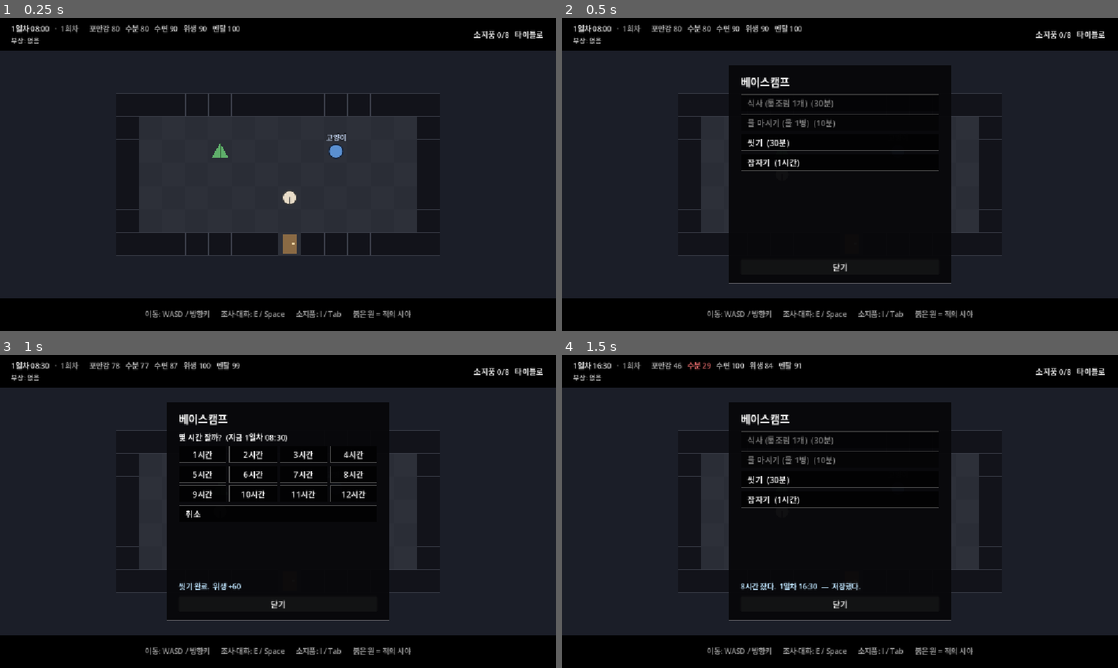
Above: before the commit, frames 1-4 (two rows, left to right).
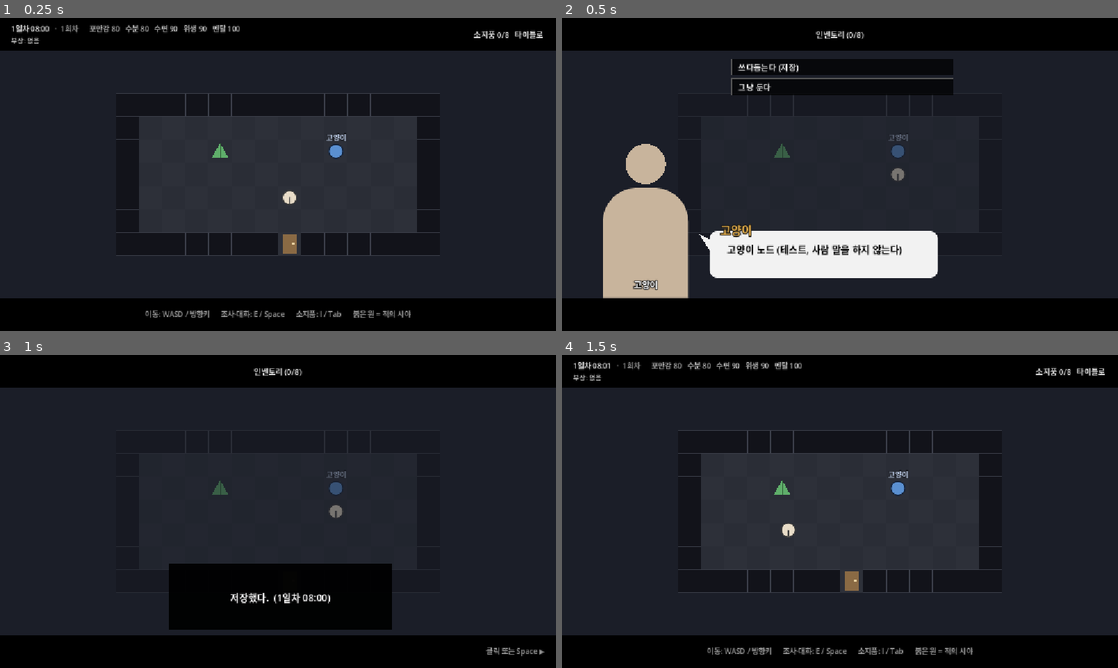
Above: after the commit, the same moments.

Repository: HomilBBANG/rt_Tevah
Game: Godot game, scene res://tests/basecamp_smoke.tscn
Two runs of this game, one before a commit and one after it. Both use one fixed random seed, a clock stepped at 60 frames per second and the inputs below. This scene is started directly instead of the project's main scene.
Inputs (mouse positions are in pixels of both pictures, inside the frame that each line leads up to):
- Up to frame 1 (0.25 s): no input
- Up to frame 2 (0.5 s): no input
- Up to frame 3 (1 s): tap Enter (ui_accept) at 0.5, 0.77 s; move the mouse to (400, 495) at 0.52 s; hold D (dodge_right) from 0.53 s (still down); hold E (interact) from 0.53 s (still down); click (400, 495) at 0.67 s
- Up to frame 4 (1.5 s): move the mouse to (728, 527) at 1.27 s; release D (dodge_right) at 1.28 s; release E (interact) at 1.28 s; hold S (dodge_down) from 1.28 s (still down); tap E (interact) at 1.35 s

Frame 1 is identical in both runs. In frame 2, 33% of the frame differs, in the area x 2-98%, y 2-97%; in frame 3, 22%; in frame 4, 22%.

Commit message:
NPC daily routines (FieldObjects.schedule); sleep saves even with the cat
- schedule column: time ranges like '06:00-12:00, 20:00-23:00' (past
  midnight allowed); NPCs appear/disappear live as the clock moves
- Dummy cat routine 06:00-12:00, 20:00-23:00 replaces the flag condition
- Sleep always saves (confirmed); camp menu shows '잠자기 (1시간 단위)'
- Tests: schedule ranges, cat leaving at 16h and returning at 20h

Co-Authored-By: Claude Opus 5.5 <noreply@anthropic.com>

Diff:
--- a/autoload/game_state.gd
+++ b/autoload/game_state.gd
@@ -125,6 +125,11 @@
 		if p.param_id == param_id:
 			return p
 	return {}
+
+
+## 하루 중 몇 분째인지 (0 ~ 1439)
+func minute_of_day() -> int:
+	return int(clock) % 1440
 
 
 func day() -> int:
--- a/data/maps.json
+++ b/data/maps.json
@@ -27,6 +27,7 @@
     "text": "",
     "patrol": "",
     "condition": "",
+    "schedule": [],
     "x": 4,
     "y": 2,
     "patrol_dir": "",
@@ -41,7 +42,17 @@
     "name": "고양이",
     "text": "",
     "patrol": "",
-    "condition": "!wflag:cat_away",
+    "condition": "",
+    "schedule": [
+     [
+      360,
+      720
+     ],
+     [
+      1200,
+      1380
+     ]
+    ],
     "x": 9,
     "y": 2,
     "patrol_dir": "",
@@ -57,6 +68,7 @@
     "text": "",
     "patrol": "",
     "condition": "",
+    "schedule": [],
     "x": 7,
     "y": 6,
     "patrol_dir": "",
@@ -98,6 +110,7 @@
     "text": "",
     "patrol": "",
     "condition": "",
+    "schedule": [],
     "x": 10,
     "y": 1,
     "patrol_dir": "",
@@ -113,6 +126,7 @@
     "text": "",
     "patrol": "",
     "condition": "",
+    "schedule": [],
     "x": 2,
     "y": 2,
     "patrol_dir": "",
@@ -128,6 +142,7 @@
     "text": "",
     "patrol": "right 5",
     "condition": "",
+    "schedule": [],
     "x": 21,
     "y": 2,
     "patrol_dir": "right",
@@ -143,6 +158,7 @@
     "text": "조사 텍스트 1 (테스트)",
     "patrol": "",
     "condition": "",
+    "schedule": [],
     "x": 8,
     "y": 6,
     "patrol_dir": "",
@@ -158,6 +174,7 @@
     "text": "조사 텍스트 4 (테스트, 음식·물)",
     "patrol": "",
     "condition": "",
+    "schedule": [],
     "x": 11,
     "y": 6,
     "patrol_dir": "",
@@ -173,6 +190,7 @@
     "text": "",
     "patrol": "down 3",
     "condition": "",
+    "schedule": [],
     "x": 23,
     "y": 8,
     "patrol_dir": "down",
@@ -188,6 +206,7 @@
     "text": "",
     "patrol": "",
     "condition": "",
+    "schedule": [],
     "x": 10,
     "y": 9,
     "patrol_dir": "",
@@ -203,6 +222,7 @@
     "text": "조사 텍스트 2 (테스트, 아이템 없음)",
     "patrol": "",
     "condition": "",
+    "schedule": [],
     "x": 3,
     "y": 10,
     "patrol_dir": "",
@@ -218,6 +238,7 @@
     "text": "조사 텍스트 3 (테스트, 빈 탐색)",
     "patrol": "",
     "condition": "",
+    "schedule": [],
     "x": 25,
     "y": 11,
     "patrol_dir": "",
--- a/scenes/field/field.gd
+++ b/scenes/field/field.gd
@@ -5,7 +5,8 @@
 ## - 적과 닿으면 턴제 전투(화면 위에 겹쳐 띄움) → 승리: 적 제거 / 도주: 잠시 유예 / 사망: 회차 종료
 ## - NPC 에게 말을 걸면 대화 화면(scenes/main_play)을 겹쳐 띄우고 필드 대화 진행, EXIT 에서 복귀.
 ## - 베이스캠프 거점(camp)에서 식사·위생·잠(1시간 단위, 자고 나면 저장). 출구(exit)로 맵 이동.
-## - 저장은 베이스캠프에서만: 고양이가 와 있으면 고양이에게(대화 효과 save), 없으면 잠을 자야 저장된다.
+## - 저장은 베이스캠프에서만: 잠을 자면 저장되고, 고양이가 와 있으면 고양이에게도 저장할 수 있다(대화 효과 save).
+## - NPC 는 FieldObjects.schedule 의 시간대에만 나타난다 (예: 고양이의 하루 루틴). 시계가 흐르면 바로 반영.
 ## 회차 상태(시계·생존·몸·처치한 적·조사한 곳·소지품)는 GameState 에 있고, 베이스캠프에서만 저장된다.
 ##
 ## TODO(기획 미확정): 생존 파라미터가 낮을 때의 효과(§5), 탐험 중 종료 처리(§13.2 — 지금은 마지막 저장에서 이어짐),
@@ -35,7 +36,7 @@
 var player: CharacterBody2D
 var enemies: Array = []
 var spots: Array = []            # 상호작용 지점 [{ kind: "spot"/"camp"/"exit", data, pos, done }]
-var npcs: Array = []             # NPC [{ kind: "npc", data, pos, node }]
+var npcs: Array = []             # NPC [{ kind: "npc", data, pos, node, active }] — active: 지금 시간대에 있음
 
 var _combat_ui: Node
 var _dialogue_ui: Node
@@ -58,6 +59,7 @@
 	StoryRunner.inventory_full.connect(_on_inventory_full)
 	GameState.survival_changed.connect(_update_hud)
 	GameState.clock_changed.connect(_update_hud)
+	GameState.clock_changed.connect(_refresh_presence)
 	GameState.inventory_changed.connect(_update_hud)
 	%TitleButton.pressed.connect(func(): get_tree().change_scene_to_file("res://scenes/title.tscn"))
 	%InventoryButton.pressed.connect(_open_inventory)
@@ -152,8 +154,7 @@
 
 	var dirs := {"up": Vector2.UP, "down": Vector2.DOWN, "left": Vector2.LEFT, "right": Vector2.RIGHT}
 	for o in map.objects:
-		# 조건이 맞을 때만 나타나는 물체 (예: 베이스캠프에 찾아온 고양이)
-		# TODO(기획 확인): 고양이가 오는 조건(시간대·날짜·확률 등)은 미정 — FieldObjects.condition 으로 조정
+		# 조건이 맞을 때만 나타나는 물체 (시간대는 schedule 로 따로 — _refresh_presence)
 		if o.get("condition", "") != "" and not Expr.evaluate(o.condition, GameState):
 			continue
 		var pos := _tile_center(o.x, o.y)
@@ -191,7 +192,34 @@
 				n.position = pos
 				_add_circle_shape(n, n.radius)
 				%World.add_child(n)
-				npcs.append({"kind": "npc", "data": o, "pos": pos, "node": n})
+				npcs.append({"kind": "npc", "data": o, "pos": pos, "node": n, "active": true})
+	_refresh_presence()
+
+
+## 시간대(schedule)에 맞춰 NPC 를 보이거나 숨긴다. 숨은 NPC 는 부딪히지도, 말을 걸 수도 없다.
+func _refresh_presence() -> void:
+	var minute := GameState.minute_of_day()
+	for n in npcs:
+		var here := in_schedule(n.data.get("schedule", []), minute)
+		if here != n.active:
+			n.active = here
+			n.node.visible = here
+			n.node.collision_layer = NPC_LAYER if here else 0
+			if not here and _near_spot == n:
+				_near_spot = {}
+				%Prompt.visible = false
+
+
+## schedule: [[시작분, 끝분], ...] (하루 중 분). 비어 있으면 항상. 끝 < 시작이면 자정을 넘는 범위.
+static func in_schedule(schedule: Array, minute: int) -> bool:
+	if schedule.is_empty():
+		return true
+	for r in schedule:
+		var start := int(r[0])
+		var end := int(r[1])
+		if (start < end and minute >= start and minute < end) or (start > end and (minute >= start or minute < end)):
+			return true
+	return false
 
 
 func _tile_center(x: float, y: float) -> Vector2:
@@ -239,7 +267,7 @@
 func _update_near_spot() -> void:
 	var best := {}
 	var best_d := INF
-	for s in spots + npcs:
+	for s in spots + npcs.filter(func(n): return n.active):
 		var d: float = s.pos.distance_to(player.global_position)
 		if d <= INTERACT_RANGE * tile and d < best_d:
 			best = s
@@ -349,7 +377,7 @@
 		var b := ChoiceButton.new()
 		var mins := int(a.minutes)
 		var dur := "" if mins == 0 else ("  (%d시간%s)" % [mins / 60, "" if mins % 60 == 0 else " %d분" % (mins % 60)] if mins >= 60 else "  (%d분)" % mins)
-		b.text = a.name + dur
+		b.text = a.name + ("  (1시간 단위)" if a.kind == "sleep" else dur)
 		b.disabled = not Expr.evaluate(a.condition, GameState)
 		b.pressed.connect(_do_camp_action.bind(a))
 		%CampActions.add_child(b)
@@ -392,7 +420,6 @@
 
 
 ## hours 시간 잔다: 1시간마다 시간이 흐르고 effects 적용. 자고 나면 저장 (베이스캠프 §13).
-## TODO(기획 확인): 고양이가 있어도 잠으로 저장되게 둠 (고양이는 잠 없이 저장하는 추가 수단).
 func sleep_hours(a: Dictionary, hours: int) -> void:
 	for i in hours:
 		GameState.advance_time(60)
--- a/tests/basecamp_smoke.gd
+++ b/tests/basecamp_smoke.gd
@@ -21,6 +21,24 @@
 	check(f.map.map_id == "basecamp", "새 회차는 베이스캠프에서")
 	await _snap("basecamp")
 
+	# 고양이 루틴: 06:00-12:00, 20:00-23:00. 지금 08:00 → 와 있음. (9,2) 아래에서 말 걸어 저장
+	check(f.npcs.size() == 1 and f.npcs[0].active and f.npcs[0].node.visible, "08:00 고양이가 와 있음")
+	_teleport(9, 3)
+	await _wait(0.15)
+	check("대화: 고양이" in f.get_node("%Prompt").text, "고양이 근처 → 대화 안내")
+	_press("interact")
+	await _wait(0.3)
+	var dlg: Node = f._dialogue_ui
+	await _snap("cat")
+	_find_button(dlg, "쓰다듬는다 (저장)").pressed.emit()
+	await _wait(0.2)
+	check(SaveManager.has_run_save(), "고양이를 쓰다듬어 저장")
+	await _snap("cat_saved")
+	dlg.advance()
+	await _wait(0.2)
+	check(f._dialogue_ui == null and not f.frozen, "'저장했다' 보여준 뒤 필드로")
+	SaveManager.delete_run_save()
+
 	# 거점 메뉴
 	_teleport(4, 3)   # 거점 (4,2) 아래
 	await _wait(0.15)
@@ -33,42 +51,23 @@
 	await _press_button("씻기  (30분)")
 	check(is_equal_approx(GameState.clock - t0, 30.0) and GameState.get_survival("hygiene") == 100.0, "씻기: 30분, 위생 회복")
 	check(_find_button(f, "저장").text == "", "따로 '저장' 버튼은 없음 (잠·고양이로만)")
-	check(not SaveManager.has_run_save(), "아직 저장 안 됨")
-	await _press_button("잠자기  (1시간)")
+	await _press_button("잠자기  (1시간 단위)")
 	check(_find_button(f, "12시간").is_inside_tree() and not _find_button(f, "13시간").is_inside_tree(), "1~12시간 고르기")
 	await _snap("sleep_picker")
 	await _press_button("8시간")
 	await _wait(0.3)
-	check(is_equal_approx(GameState.clock - t0, 510.0), "8시간 잠 → 16:30 (%s)" % GameState.clock_text())
-	check(SaveManager.has_run_save() and "저장했다" in f.get_node("%CampResult").text, "자고 나면 저장")
-	await _snap("camp_menu")
+	var hhmm := GameState.clock_text()
+	check(hhmm.begins_with("16:"), "8시간 잠 → 16시대 (%s)" % hhmm)
+	check(SaveManager.has_run_save() and "저장했다" in f.get_node("%CampResult").text, "고양이가 있어도 잠자면 저장")
+	check(not f.npcs[0].active and not f.npcs[0].node.visible, "16시 → 고양이 떠남 (루틴 밖)")
+	await _snap("camp_menu_cat_gone")
+	await _press_button("잠자기  (1시간 단위)")
+	await _press_button("4시간")
+	await _wait(0.3)
+	check(GameState.clock_text().begins_with("20:") and f.npcs[0].active and f.npcs[0].node.visible, "4시간 더 → 20시대, 고양이 돌아옴")
+	var saved_at := GameState.clock_text()
 	await _press_button("닫기")
-
-	# 고양이에게 저장 (고양이 (9,2) 아래에서 말 걸기)
-	SaveManager.delete_run_save()
-	check(f.npcs.size() == 1 and f.npcs[0].data.name == "고양이", "고양이가 베이스캠프에 와 있음")
-	_teleport(9, 3)
-	await _wait(0.15)
-	check("대화: 고양이" in f.get_node("%Prompt").text, "고양이 근처 → 대화 안내")
-	_press("interact")
-	await _wait(0.3)
-	var dlg: Node = f._dialogue_ui
-	await _snap("cat")
-	var pet := _find_button(dlg, "쓰다듬는다 (저장)")
-	pet.pressed.emit()
-	await _wait(0.2)
-	check(SaveManager.has_run_save(), "고양이를 쓰다듬어 저장")
-	var saved_at := GameState.clock_text()
-	await _snap("cat_saved")
-	dlg.advance()
-	await _wait(0.2)
-	check(f._dialogue_ui == null and not f.frozen, "'저장했다' 보여준 뒤 필드로")
-	# 고양이가 없으면 맵에 나타나지 않는다
-	GameState.set_wflag("cat_away")
-	f.load_map("basecamp")
-	await _wait(0.1)
-	check(f.npcs.is_empty(), "고양이 없음 (condition 거짓) → 잠으로만 저장")
-	GameState.world_flags.erase("cat_away")
+	await _snap("cat_back")
 
 	# 탐험 맵으로
 	_teleport(7, 5)   # 출구 (7,6) 위
@@ -113,7 +112,7 @@
 	await _wait(0.1)
 	check(SaveManager.load_run(), "이어하기")
 	check(GameState.current_map == "basecamp" and GameState.clock_text() == saved_at and GameState.item_count("food") == 0,
-		"마지막 저장(고양이에게 저장한 %s, 베이스캠프)으로 돌아감" % saved_at)
+		"마지막 저장(베이스캠프에서 자고 일어난 %s)으로 돌아감" % saved_at)
 
 	SaveManager.delete_all()
 	print("[basecamp_smoke] 스크린샷 %d장, 실패 %d → %s" % [_shot, _fail, ProjectSettings.globalize_path("user://basecamp_smoke")])
--- a/tests/test_survival.gd
+++ b/tests/test_survival.gd
@@ -56,6 +56,19 @@
 	check(GameState.clock - t0 == 10.0 and GameState.item_count("food") == 2 and GameState.item_count("water") == 2,
 		"보급 상자 조사 → 10분, 음식·물 2개씩")
 
+	# ---------- NPC 시간대 (FieldObjects.schedule)
+	var F = preload("res://scenes/field/field.gd")
+	check(F.in_schedule([], 0) and F.in_schedule([], 1439), "schedule 비면 항상")
+	var day_r := [[360, 720]]   # 06:00-12:00
+	check(not F.in_schedule(day_r, 359) and F.in_schedule(day_r, 360) and F.in_schedule(day_r, 719) and not F.in_schedule(day_r, 720),
+		"06:00-12:00: 06:00 부터, 12:00 전까지")
+	var night_r := [[1320, 120]]   # 22:00-02:00
+	check(F.in_schedule(night_r, 1380) and F.in_schedule(night_r, 60) and not F.in_schedule(night_r, 130) and not F.in_schedule(night_r, 1300),
+		"22:00-02:00: 자정 넘김")
+	var cat: Dictionary = DataLoader.maps.basecamp.objects.filter(func(o): return o.object_id == "fo_cat")[0]
+	var cat_r: Array = cat.schedule.map(func(r): return [int(r[0]), int(r[1])])   # JSON 숫자는 float
+	check(cat_r == [[360, 720], [1200, 1380]], "더미 고양이 루틴 06:00-12:00, 20:00-23:00")
+
 	# ---------- 효과 save: 베이스캠프에서만
 	messages.clear()
 	GameState.current_map = "test_field"
Not shown, changed: CLAUDE.md
Not shown, changed: tools/sheets/content.xlsx
Not shown, changed: tools/xlsx_to_json.py
